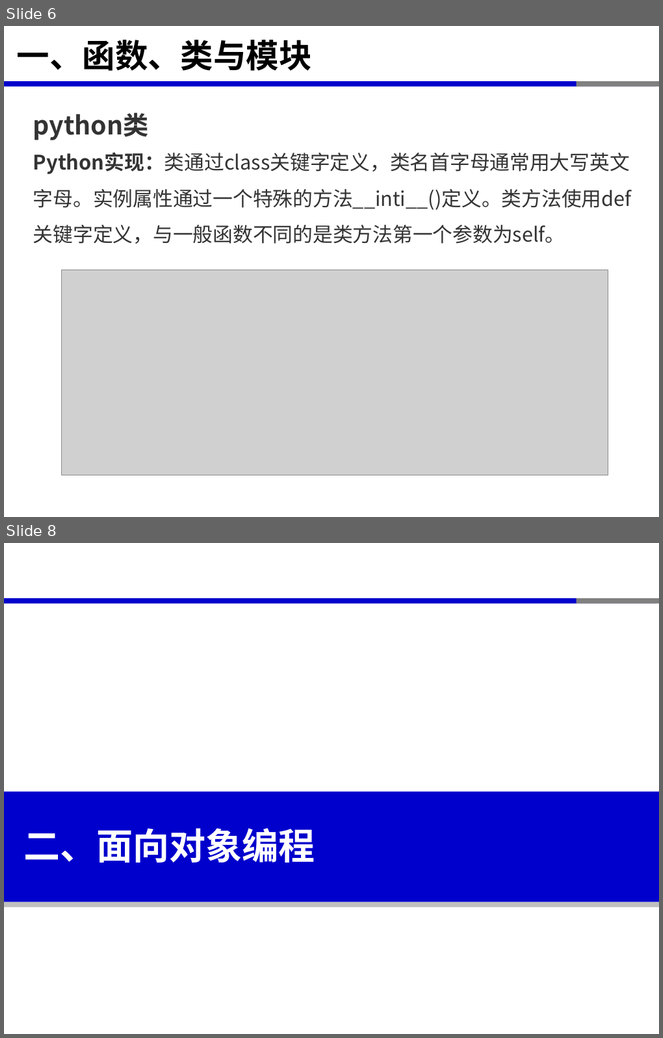
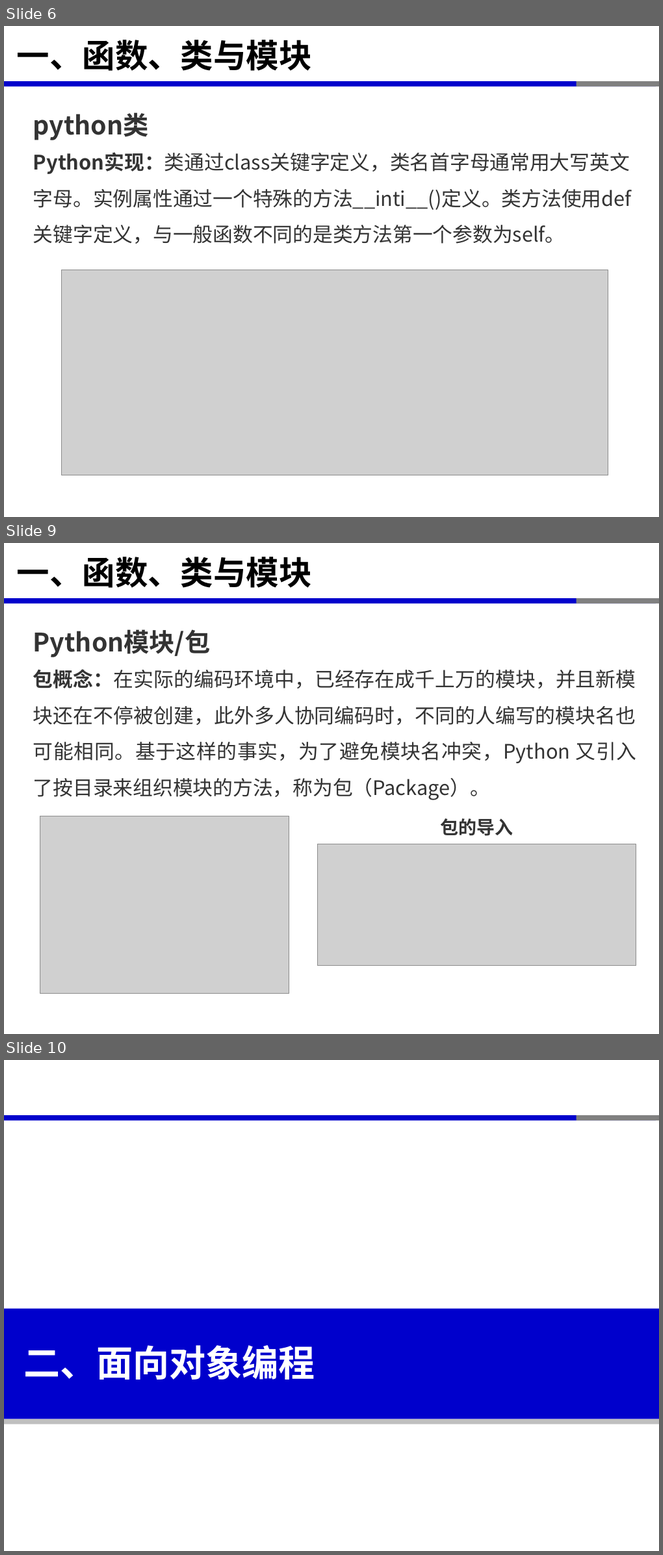
Before and after one commit to xinluo2018/spatial-data-course, a slide deck: 第二章-Python程序设计基础-8学时/第2节-python程序设计基础-2-2课时.pptx. Shown one above the other, each under a label of ours: slides 6 and 8 before the commit, slides 6, 9 and 10 after it; the slides between them are not shown. The pictures are 663x1038 and 663x1555 pixels, drawn with LibreOffice and Linux fonts; fonts in the diff are those of the drawing; grey boxes stand for pictures. Boxes give left, top, right and bottom in pixels: in the first picture for what was removed or moved away, otherwise in the second. Text is boxed around its words. In the diff, an @@ line names an element or a change of style, - is before the commit and + after.

```diff
--- a/第二章-Python程序设计基础-8学时/第2节-python程序设计基础-2-2课时.pptx
+++ b/第二章-Python程序设计基础-8学时/第2节-python程序设计基础-2-2课时.pptx
@@ slide 9 added at <box>4,543,659,1034</box>, background #FFFFFF; not listed: 3 template elements that a slide beside it also shows @@
@@ title added at <box>17,557,312,588</box>, 36 pt, text #000000, bold @@
+一、函数、类与模块
@@ text added at <box>33,629,210,657</box>, 28 pt, text #333333, bold @@
+Python模块/包
@@ text added at <box>33,669,637,800</box>, 22 pt, text #333333 @@
+包概念：在实际的编码环境中，已经存在成千上万的模块，并且新模块还在不停被创建，此外多人协同编码时，不同的人编写的模块名也可能相同。基于这样的事实，为了避免模块名冲突，Python 又引入了按目录来组织模块的方法，称为包（Package）。
@@ picture added at <box>40,816,289,994</box> @@
@@ text added at <box>441,819,514,836</box>, 20 pt, text #333333, bold @@
+包的导入
@@ picture added at <box>318,845,636,965</box> @@
@@ what was slide 8 is now slide 10 @@
```
Also in this commit, not shown: 4 slides changed, 4 other slides added, 3 slides removed, 12 other files.
